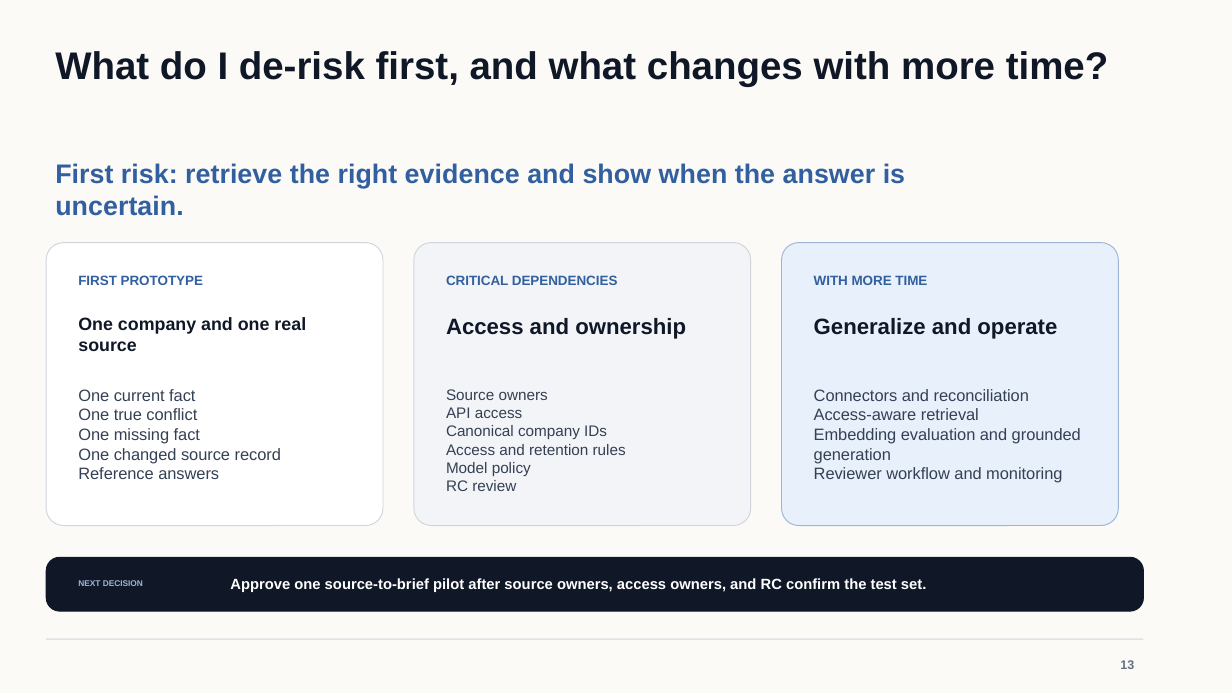
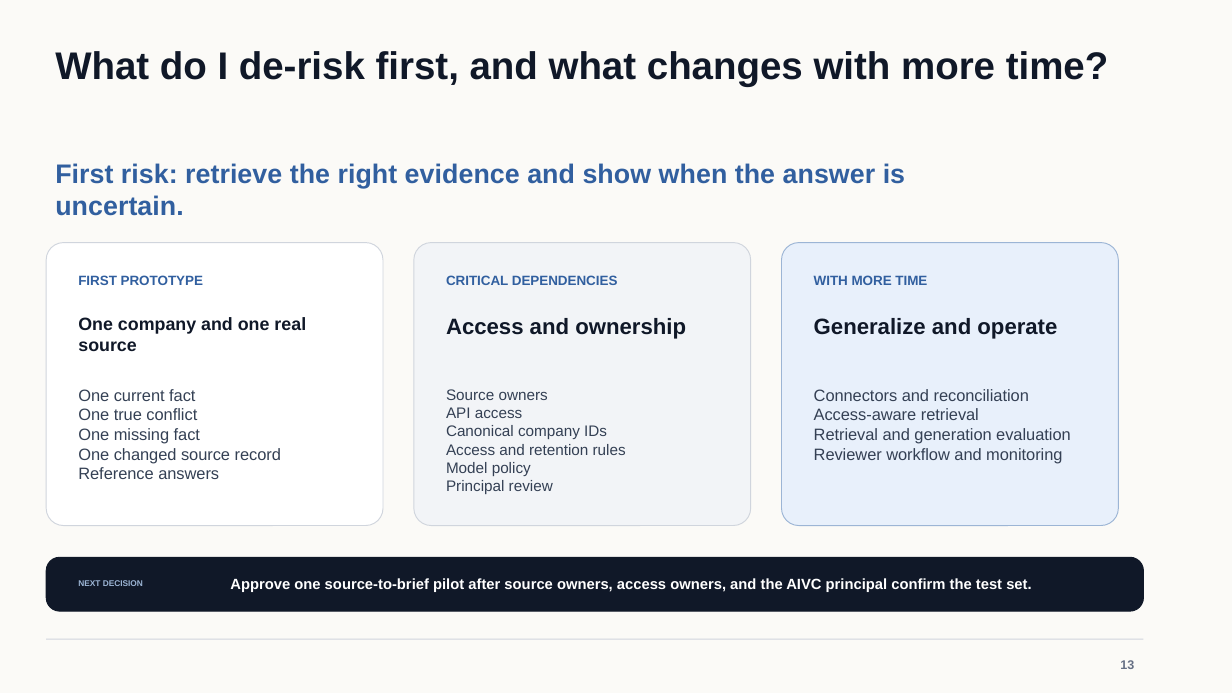
Before and after one commit to osuthorpe/LENS-POC, a slide deck: slide 13 of docs/AVIC-Portfolio-Intelligence-Brief.pptx. Drawn at 1232x693 pixels with LibreOffice and Linux fonts; fonts in the diff are those of the drawing. Boxes give left, top, right and bottom in pixels: in the first picture for what was removed or moved away, otherwise in the second. Text is boxed around its words. In the diff, an @@ line names an element or a change of style, - is before the commit and + after.

Commit message:
Add source-supported brief generation

```diff
--- a/docs/AVIC-Portfolio-Intelligence-Brief.pptx
+++ b/docs/AVIC-Portfolio-Intelligence-Brief.pptx
@@ text at [814, 428, 1071, 444]: text changed @@
-Embedding evaluation and grounded generation
+Retrieval and generation evaluation
@@ text at [446, 480, 553, 494]: text changed @@
-RC review
+Principal review
@@ text at [230, 578, 1031, 592]: text changed @@
-Approve one source-to-brief pilot after source owners, access owners, and RC confirm the test set.
+Approve one source-to-brief pilot after source owners, access owners, and the AIVC principal confirm the test set.
```
Also in this commit, not shown: 11 other slides changed, 18 other files.
